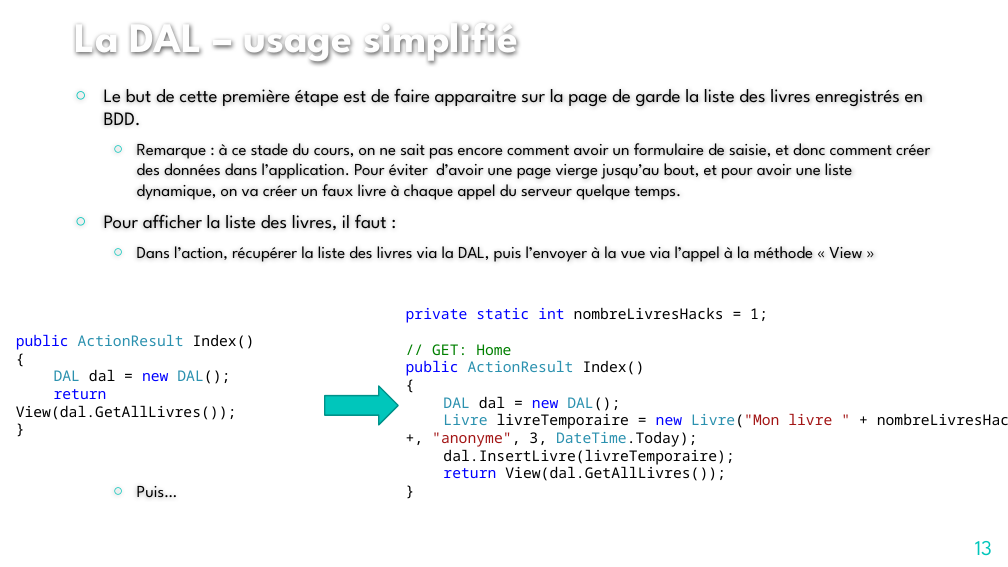
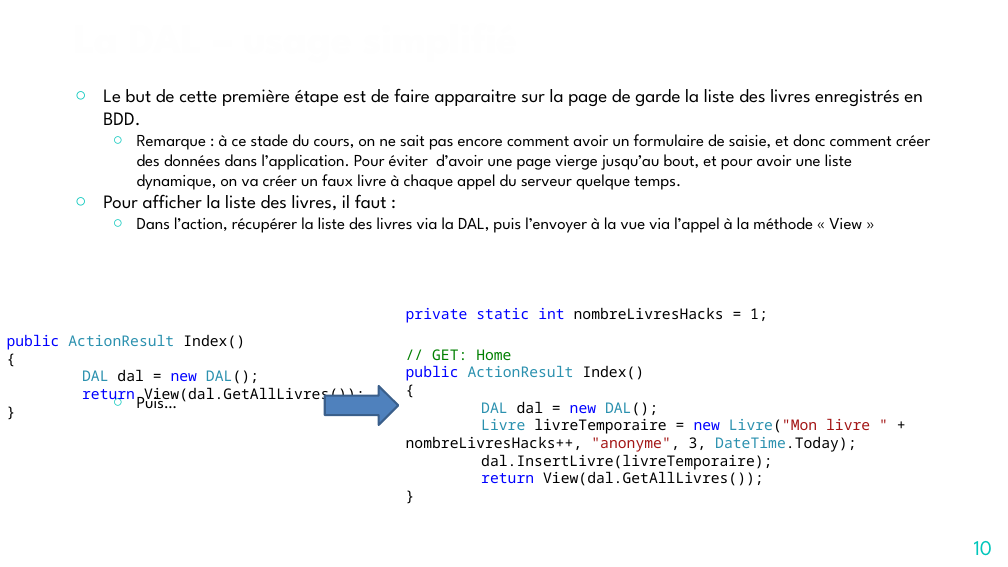
Before and after one commit to jcchalte/PresentationsCCI, a slide deck: slide 10 of C#/Cours 5/Introduction au développement Web en ASP - 5.pptx (slide 13 before the commit). Drawn at 1008x567 pixels with LibreOffice and Linux fonts; fonts in the diff are those of the drawing; background and template pictures are left out. Boxes give left, top, right and bottom in pixels: in the first picture for what was removed or moved away, otherwise in the second. Text is boxed around its words. In the diff, an @@ line names an element or a change of style, - is before the commit and + after.

Commit message:
Ajout exercices pour Cours 5

```diff
--- a/C#/Cours 5/Introduction au développement Web en ASP - 5.pptx
+++ b/C#/Cours 5/Introduction au développement Web en ASP - 5.pptx
@@ text "Le but de cette première ..." at box(103, 88, 930, 409): indent changed; less space between paragraphs @@
@@ text "public ActionResult Index()" rewrapped from box(16, 334, 255, 420) to box(7, 334, 365, 404) @@
@@ text "private static int nombreLivresHacks = ..." rewrapped from box(406, 307, 832, 481) to box(406, 307, 870, 486) @@
@@ right arrow at box(325, 386, 399, 426): fill #00C6BB to #4F81BD; outline #00928A 1.25 pt to #3A5F8C 2 pt; proportions changed @@
@@ page number at box(974, 541, 993, 556): text changed @@
-13
+10
```
Also in this commit, not shown: 16 other slides changed, 1 slide added, 4 slides removed, 8 other files.
